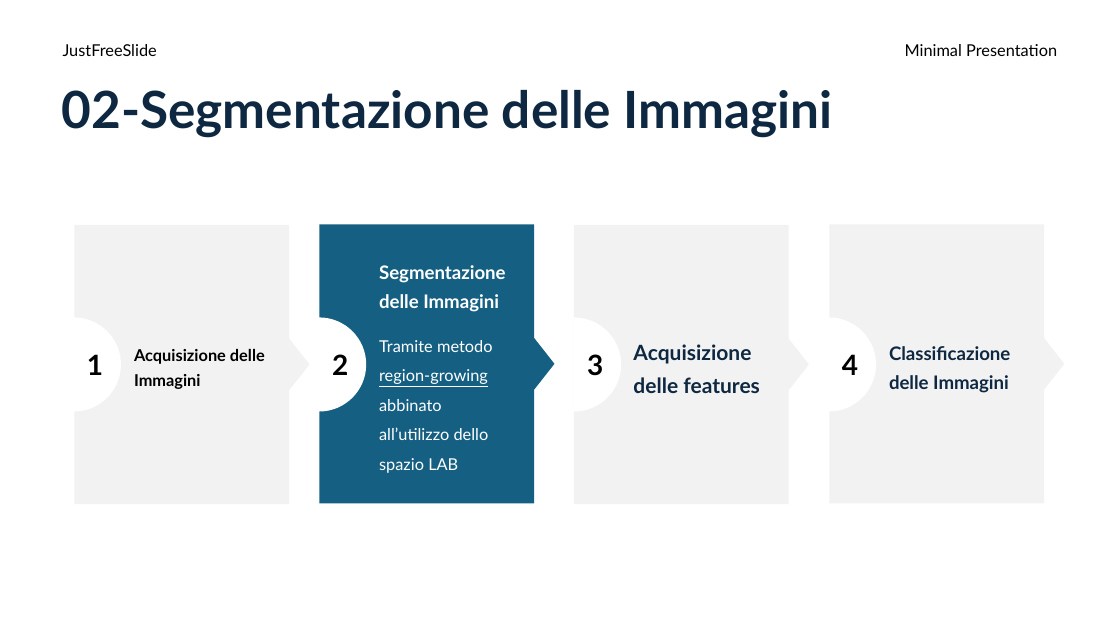
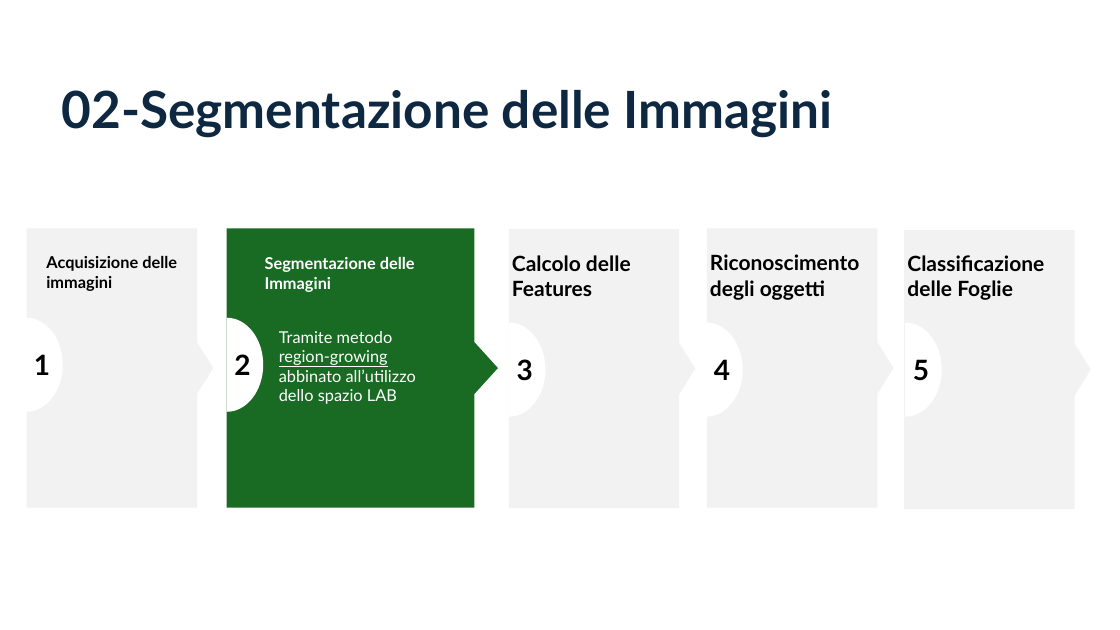
Before and after one commit to aleeteo/leaf_ID, a slide deck: slide 9 of presentazione/ProjectLeafWIP.pptx. Drawn at 1120x630 pixels with LibreOffice and Linux fonts; fonts in the diff are those of the drawing. Boxes give left, top, right and bottom in pixels: in the first picture for what was removed or moved away, otherwise in the second. Text is boxed around its words. In the diff, an @@ line names an element or a change of style, - is before the commit and + after.

```diff
--- a/presentazione/ProjectLeafWIP.pptx
+++ b/presentazione/ProjectLeafWIP.pptx
@@ text removed at bbox=[63, 44, 157, 56] @@
-JustFreeSlide
@@ text removed at bbox=[905, 44, 1057, 56] @@
-Minimal Presentation
@@ freeform shape: place and size @@
-freeform shape at bbox=[75, 225, 310, 504]
+freeform shape at bbox=[27, 229, 213, 507]
@@ freeform shape: place and size @@
-freeform shape at bbox=[319, 224, 555, 503]
+freeform shape at bbox=[227, 229, 498, 507]
@@ freeform shape at bbox=[227, 229, 498, 507]: fill #156082 to #196B24 @@
@@ freeform shape: place and size @@
-freeform shape at bbox=[574, 225, 809, 504]
+freeform shape at bbox=[509, 229, 696, 508]
@@ freeform shape: place and size @@
-freeform shape at bbox=[829, 224, 1065, 503]
+freeform shape at bbox=[707, 229, 894, 507]
@@ freeform shape added at bbox=[905, 230, 1091, 509], fill #F2F2F2 @@
@@ text added at bbox=[46, 256, 177, 291], 14 pt, text #000000, bold @@
+Acquisizione delle immagini
@@ text added at bbox=[265, 257, 415, 292], 14 pt, text #FFFFFF, bold @@
+Segmentazione delle Immagini
@@ text in freeform shape at bbox=[379, 265, 506, 473]: text removed @@
-Segmentazione delle Immagini
-Tramite metodo region-growing abbinato all’utilizzo dello spazio LAB
@@ text added at bbox=[512, 255, 631, 296], 18 pt, text #000000, bold @@
+Calcolo delle Features
@@ text added at bbox=[710, 254, 859, 300], 18 pt, text #000000, bold @@
+Riconoscimento degli oggetti
@@ text added at bbox=[907, 255, 1044, 300], 18 pt, text #000000, bold @@
+Classificazione delle Foglie
@@ freeform shape "1": place and size @@
-freeform shape "1" at bbox=[64, 318, 111, 412]
+freeform shape "1" at bbox=[18, 320, 55, 414]
@@ freeform shape "1": place and size @@
-freeform shape "1" at bbox=[74, 318, 121, 412]
+freeform shape "1" at bbox=[27, 320, 64, 414]
@@ freeform shape added at bbox=[26, 318, 63, 412], fill #FFFFFF, 24 pt, text #000000, bold @@
+1
@@ freeform shape "2": place and size @@
-freeform shape "2" at bbox=[319, 318, 366, 412]
+freeform shape "2" at bbox=[227, 318, 264, 412]
@@ freeform shape "3": place and size @@
-freeform shape "3" at bbox=[574, 318, 621, 412]
+freeform shape "3" at bbox=[509, 323, 546, 417]
@@ freeform shape "4": place and size @@
-freeform shape "4" at bbox=[829, 318, 876, 412]
+freeform shape "4" at bbox=[707, 323, 744, 417]
@@ freeform shape added at bbox=[905, 323, 942, 417], fill #FFFFFF, 24 pt, text #000000, bold @@
+5
@@ text in freeform shape at bbox=[134, 349, 265, 389]: text removed @@
-Acquisizione delle Immagini
@@ text added at bbox=[279, 331, 416, 404], 14 pt, text #FFFFFF @@
+Tramite metodo region-growing abbinato all’utilizzo dello spazio LAB
@@ text in freeform shape at bbox=[633, 344, 760, 393]: text removed @@
-Acquisizione delle features
@@ text in freeform shape at bbox=[889, 346, 1010, 393]: text removed @@
-Classificazione delle Immagini
```
Also in this commit, not shown: 5 other slides changed, 4 slides added, 4 slides removed.
